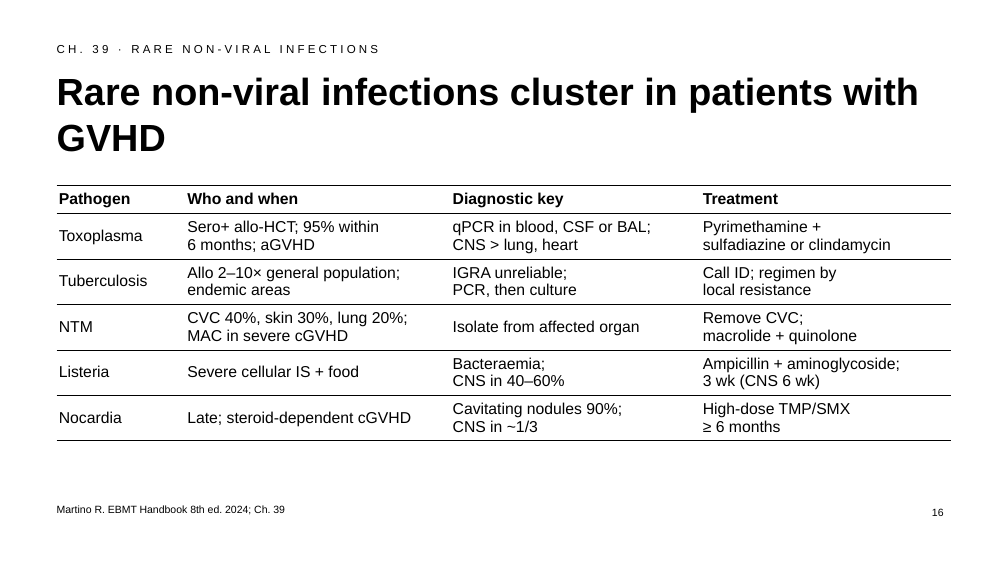
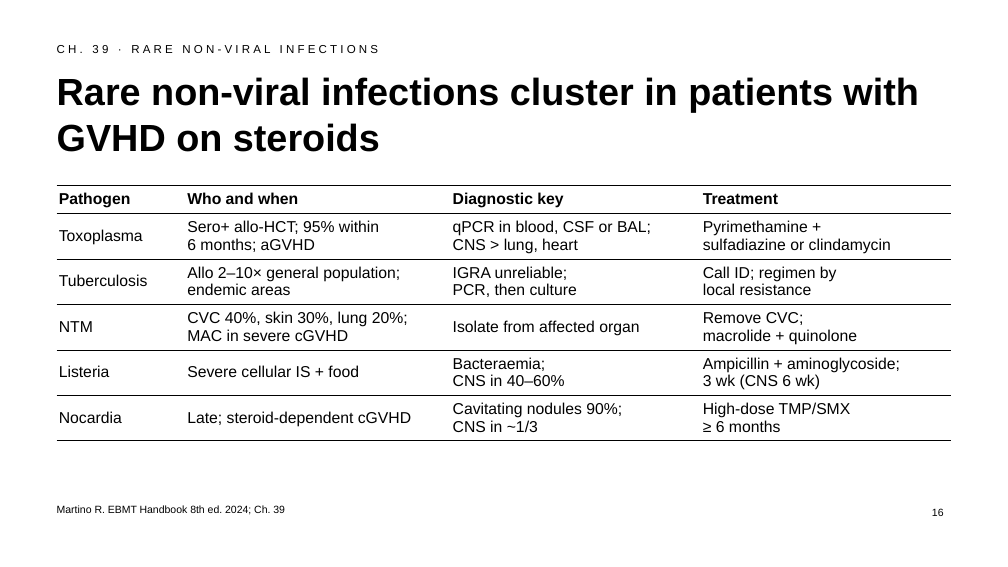
Before and after one commit to htlin222/ebmt-handbook-skill, a slide deck: slide 16 of slides/decks/s09-viral-infections-ptld.pptx. Drawn at 1008x567 pixels with LibreOffice and Linux fonts; fonts in the diff are those of the drawing. Boxes give left, top, right and bottom in pixels: in the first picture for what was removed or moved away, otherwise in the second. Text is boxed around its words. In the diff, an @@ line names an element or a change of style, - is before the commit and + after.

```diff
--- a/slides/decks/s09-viral-infections-ptld.pptx
+++ b/slides/decks/s09-viral-infections-ptld.pptx
@@ title at [57, 77, 918, 152]: text changed @@
-Rare non-viral infections cluster in patients with GVHD
+Rare non-viral infections cluster in patients with GVHD on steroids
```
Also in this commit, not shown: 8 other slides changed, 2 other files.
